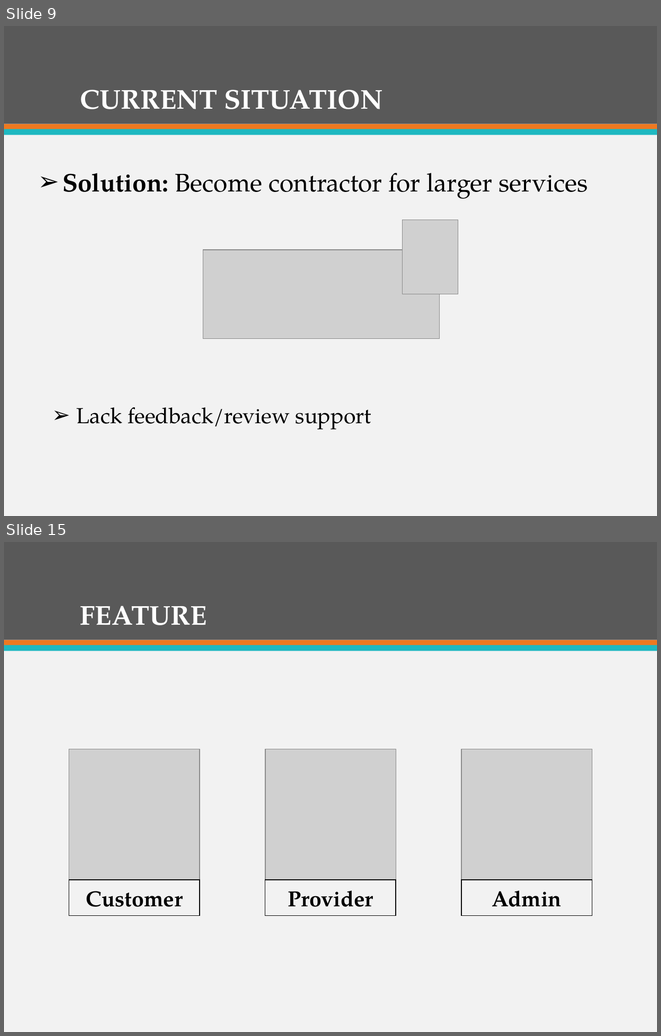
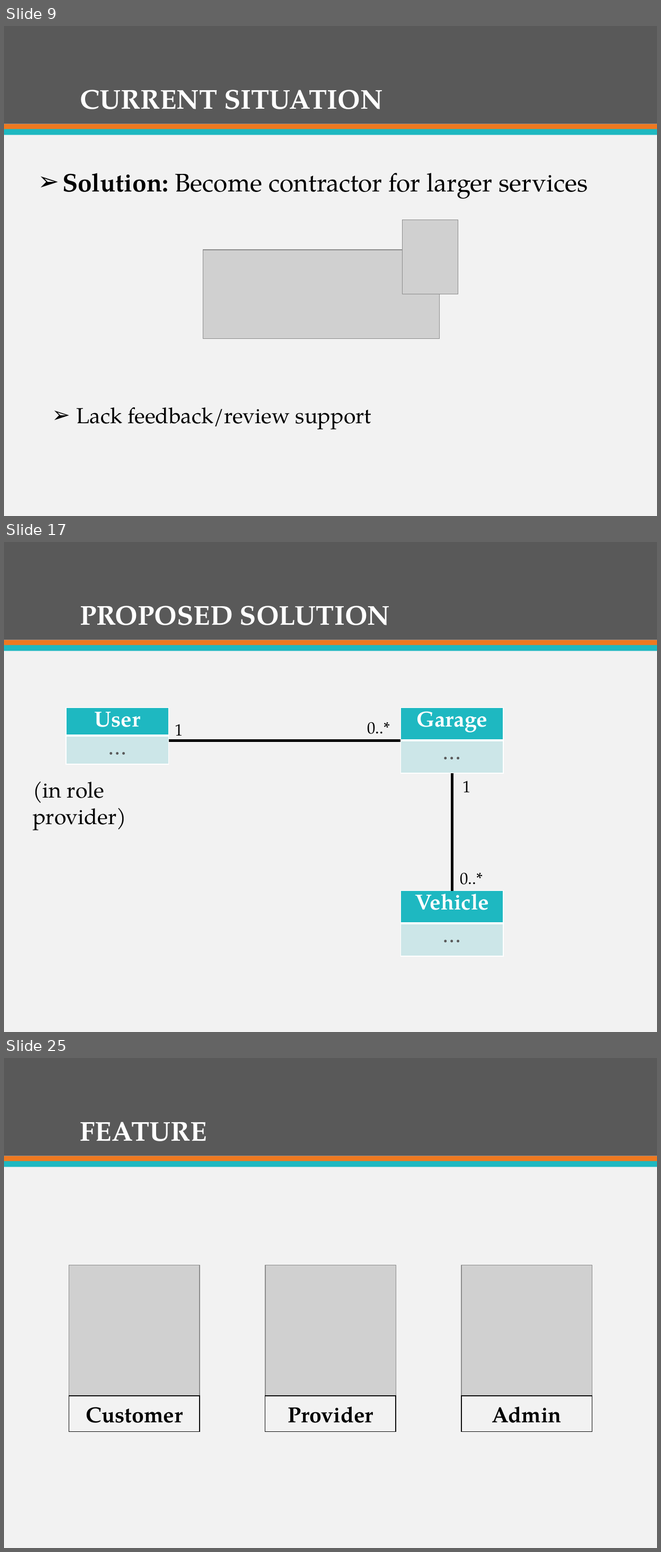
Before and after one commit to firzgard/CarRentalPortal, a slide deck: slide/CAR RENTAL PORTAL-Official.pptx. Shown one above the other, each under a label of ours: slides 9 and 15 before the commit, slides 9, 17 and 25 after it; the slides between them are not shown. The pictures are 661x1036 and 661x1552 pixels, drawn with LibreOffice and Linux fonts; fonts in the diff are those of the drawing; grey boxes stand for pictures. Boxes give left, top, right and bottom in pixels: in the first picture for what was removed or moved away, otherwise in the second. Text is boxed around its words. In the diff, an @@ line names an element or a change of style, - is before the commit and + after.

```diff
--- a/slide/CAR RENTAL PORTAL-Official.pptx
+++ b/slide/CAR RENTAL PORTAL-Official.pptx
@@ slide 17 added at box(4, 542, 657, 1032), background #F2F2F2; not listed: 3 template elements that a slide beside it also shows @@
@@ title added at box(80, 606, 390, 625), 30 pt, text #FFFFFF, bold @@
+PROPOSED SOLUTION
@@ table added at box(66, 708, 168, 773), 2 rows, 1 columns @@
+User
+…
@@ table added at box(400, 708, 503, 773), 2 rows, 1 columns @@
+Garage
+…
@@ text added at box(175, 724, 183, 742), 18 pt, text #000000 @@
+1
@@ text added at box(367, 722, 390, 740), 18 pt, text #000000 @@
+0..*
@@ line added from (168, 741) to (400, 741), #000000 3 pt @@
@@ line added from (452, 773) to (452, 891), #000000 3 pt @@
@@ text added at box(33, 781, 126, 830), 24 pt, text #000000 @@
+(in role provider)
@@ text added at box(462, 780, 470, 792), 18 pt, text #000000 @@
+1
@@ text added at box(460, 872, 483, 884), 18 pt, text #000000 @@
+0..*
@@ table added at box(400, 891, 503, 956), 2 rows, 1 columns @@
+Vehicle
+…
@@ what was slide 15 is now slide 25 @@
```
Also in this commit, not shown: 4 slides changed, 10 other slides added, 1 slide removed.
